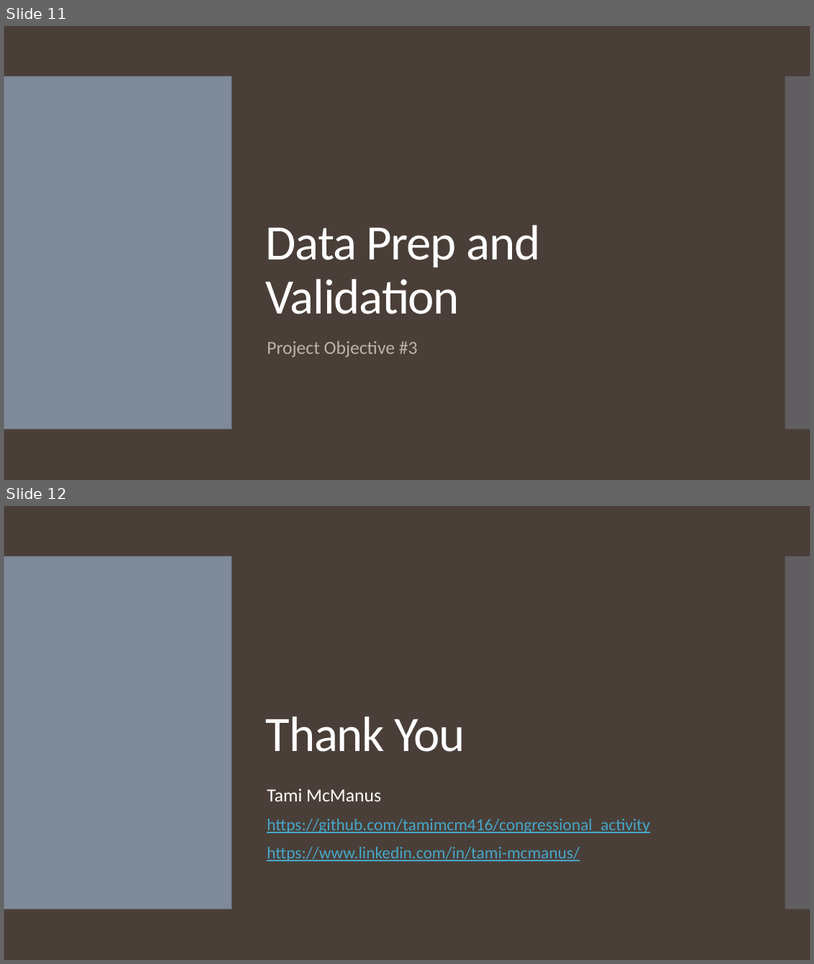
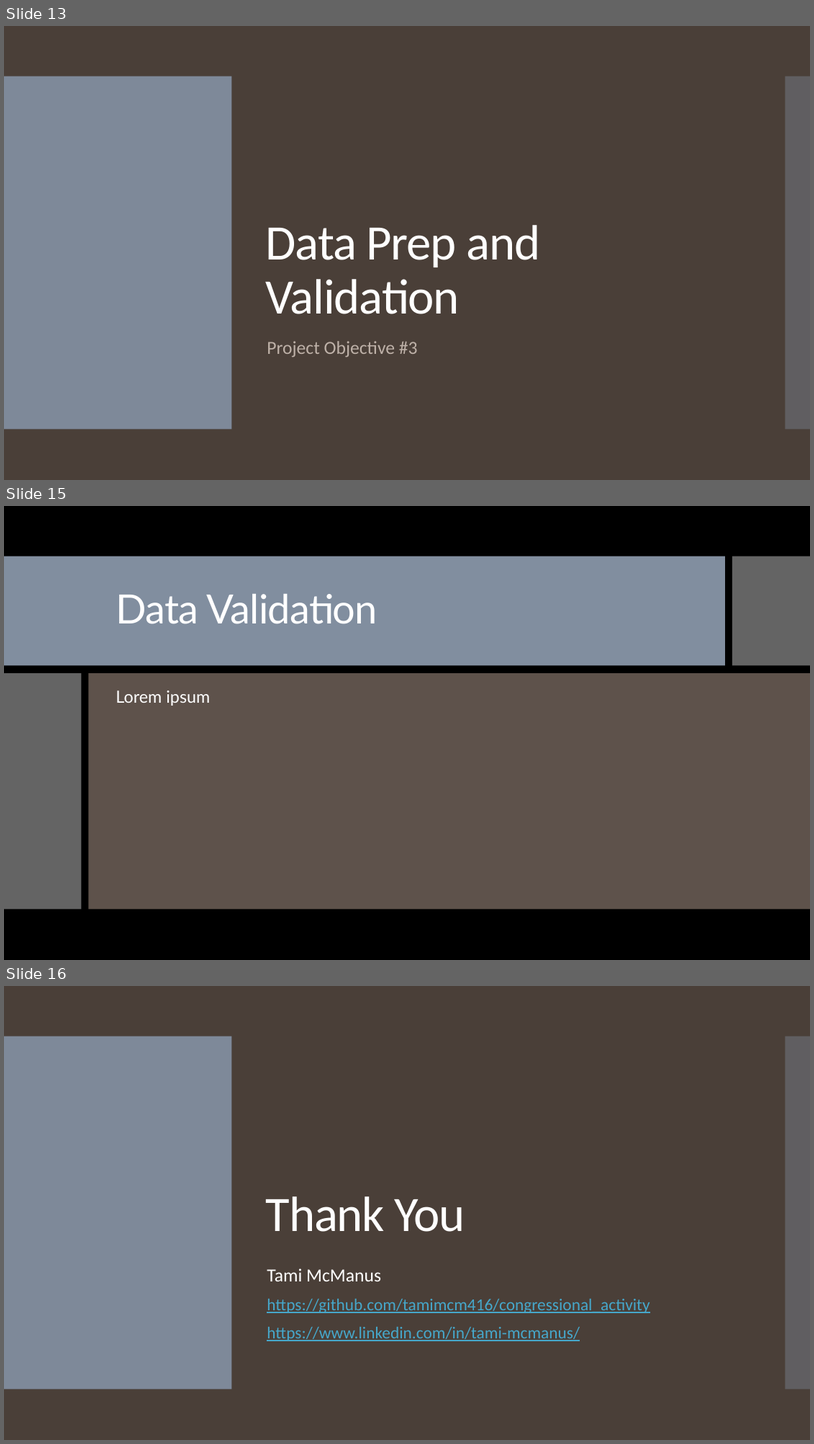
Before and after one commit to tamimcm416/congressional_data_scrape, a slide deck: Data Scrape and Validation Presentation.pptx. Shown one above the other, each under a label of ours: slides 11 and 12 before the commit, slides 13, 15 and 16 after it; the slides between them are not shown. The pictures are 814x964 and 814x1444 pixels, drawn with LibreOffice and Linux fonts; fonts in the diff are those of the drawing. Boxes give left, top, right and bottom in pixels: in the first picture for what was removed or moved away, otherwise in the second. Text is boxed around its words. In the diff, an @@ line names an element or a change of style, - is before the commit and + after.

```diff
--- a/Data Scrape and Validation Presentation.pptx
+++ b/Data Scrape and Validation Presentation.pptx
@@ slide 15 added at [4,506,810,960], background #000000; not listed: 2 template elements that a slide beside it also shows @@
@@ rectangle added at [4,506,810,960], fill #000000 @@
@@ rectangle added at [4,556,725,666], fill #818E9F @@
@@ rectangle added at [733,556,810,666], fill #C8C8C8 at 50% opacity @@
@@ title added at [116,594,377,624], 48 pt, text #FFFFFF @@
+Data Validation
@@ rectangle added at [4,673,82,909], fill #C8C8C8 at 50% opacity @@
@@ rectangle added at [89,673,810,909], fill #9D897D at 60% opacity @@
@@ text added at [116,690,210,705], 20 pt, text #FFFFFF @@
+Lorem ipsum
@@ what was slide 11 is now slide 13 @@
@@ what was slide 12 is now slide 16 @@
```
Also in this commit, not shown: 5 slides changed, 3 other slides added.
